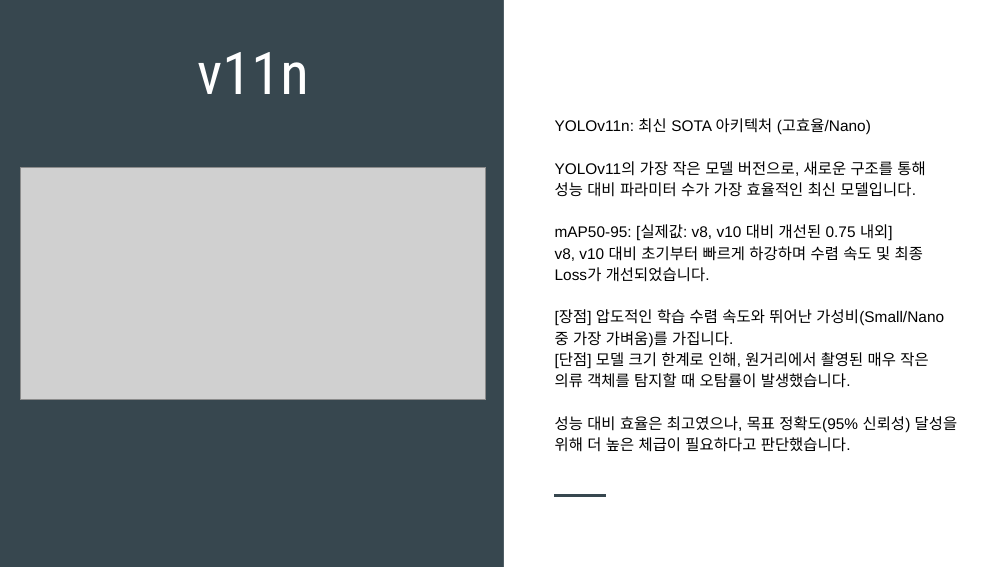
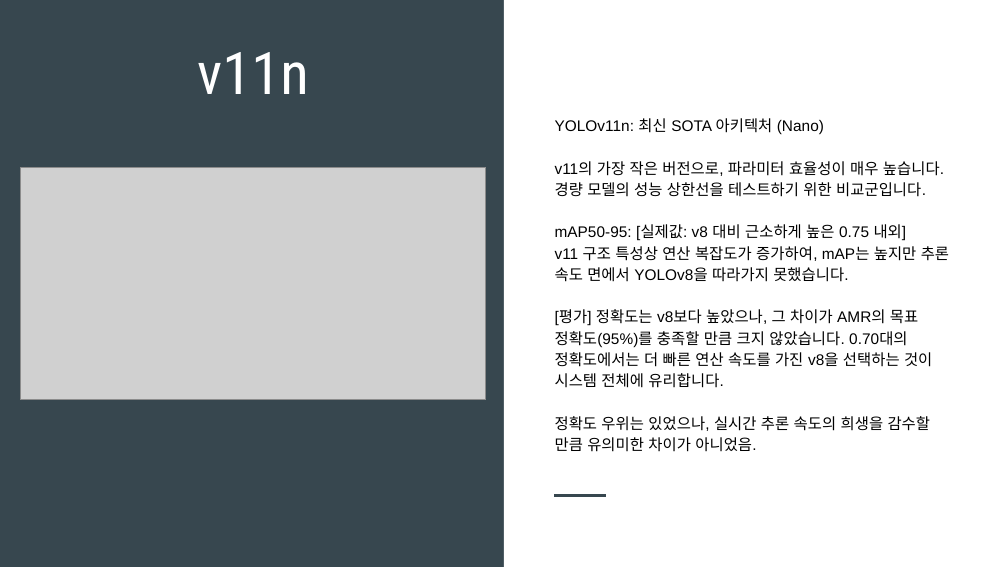
Before and after one commit to flashbulb20/Picker_project, a slide deck: slide 5 of yolo비교정리.pptx. Drawn at 1008x567 pixels with LibreOffice and Linux fonts; fonts in the diff are those of the drawing; grey boxes stand for pictures. Boxes give left, top, right and bottom in pixels: in the first picture for what was removed or moved away, otherwise in the second. Text is boxed around its words. In the diff, an @@ line names an element or a change of style, - is before the commit and + after.

```diff
--- a/yolo비교정리.pptx
+++ b/yolo비교정리.pptx
@@ text at box(555, 118, 949, 452): text changed @@
-YOLOv11n: 최신 SOTA 아키텍처 (고효율/Nano)
-YOLOv11의 가장 작은 모델 버전으로, 새로운 구조를 통해 성능 대비 파라미터 수가 가장 효율적인 최신 모델입니다.
-mAP50-95: [실제값: v8, v10 대비 개선된 0.75 내외]
-v8, v10 대비 초기부터 빠르게 하강하며 수렴 속도 및 최종 Loss가 개선되었습니다.
-[장점] 압도적인 학습 수렴 속도와 뛰어난 가성비(Small/Nano 중 가장 가벼움)를 가집니다.
-[단점] 모델 크기 한계로 인해, 원거리에서 촬영된 매우 작은 의류 객체를 탐지할 때 오탐률이 발생했습니다.
-성능 대비 효율은 최고였으나, 목표 정확도(95% 신뢰성) 달성을 위해 더 높은 체급이 필요하다고 판단했습니다.
+YOLOv11n: 최신 SOTA 아키텍처 (Nano)
+v11의 가장 작은 버전으로, 파라미터 효율성이 매우 높습니다. 경량 모델의 성능 상한선을 테스트하기 위한 비교군입니다.
+mAP50-95: [실제값: v8 대비 근소하게 높은 0.75 내외]
+v11 구조 특성상 연산 복잡도가 증가하여, mAP는 높지만 추론 속도 면에서 YOLOv8을 따라가지 못했습니다.
+[평가] 정확도는 v8보다 높았으나, 그 차이가 AMR의 목표 정확도(95%)를 충족할 만큼 크지 않았습니다. 0.70대의 정확도에서는 더 빠른 연산 속도를 가진 v8을 선택하는 것이 시스템 전체에 유리합니다.
+정확도 우위는 있었으나, 실시간 추론 속도의 희생을 감수할 만큼 유의미한 차이가 아니었음.
```
Also in this commit, not shown: 5 other slides changed.
